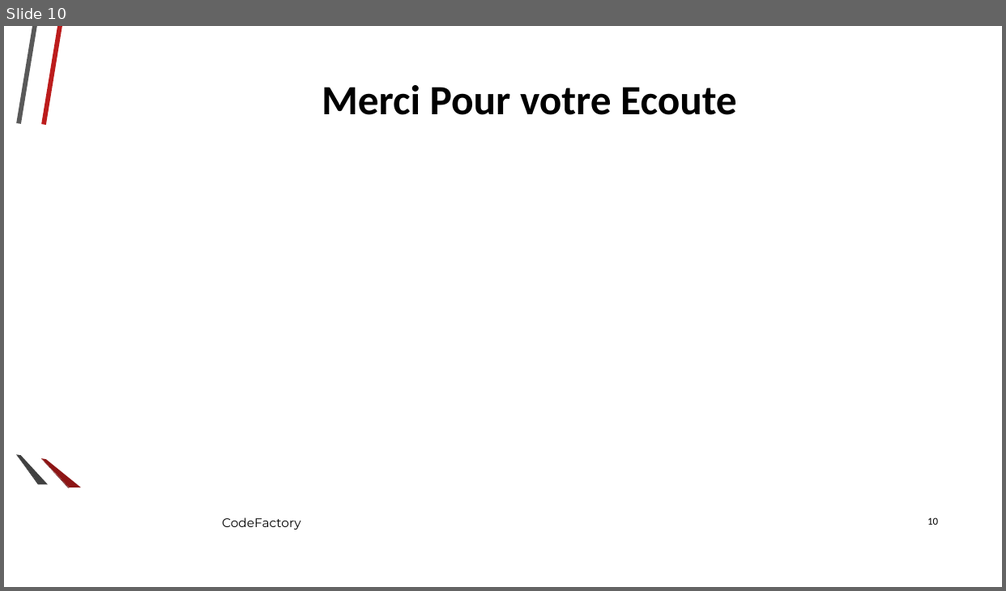
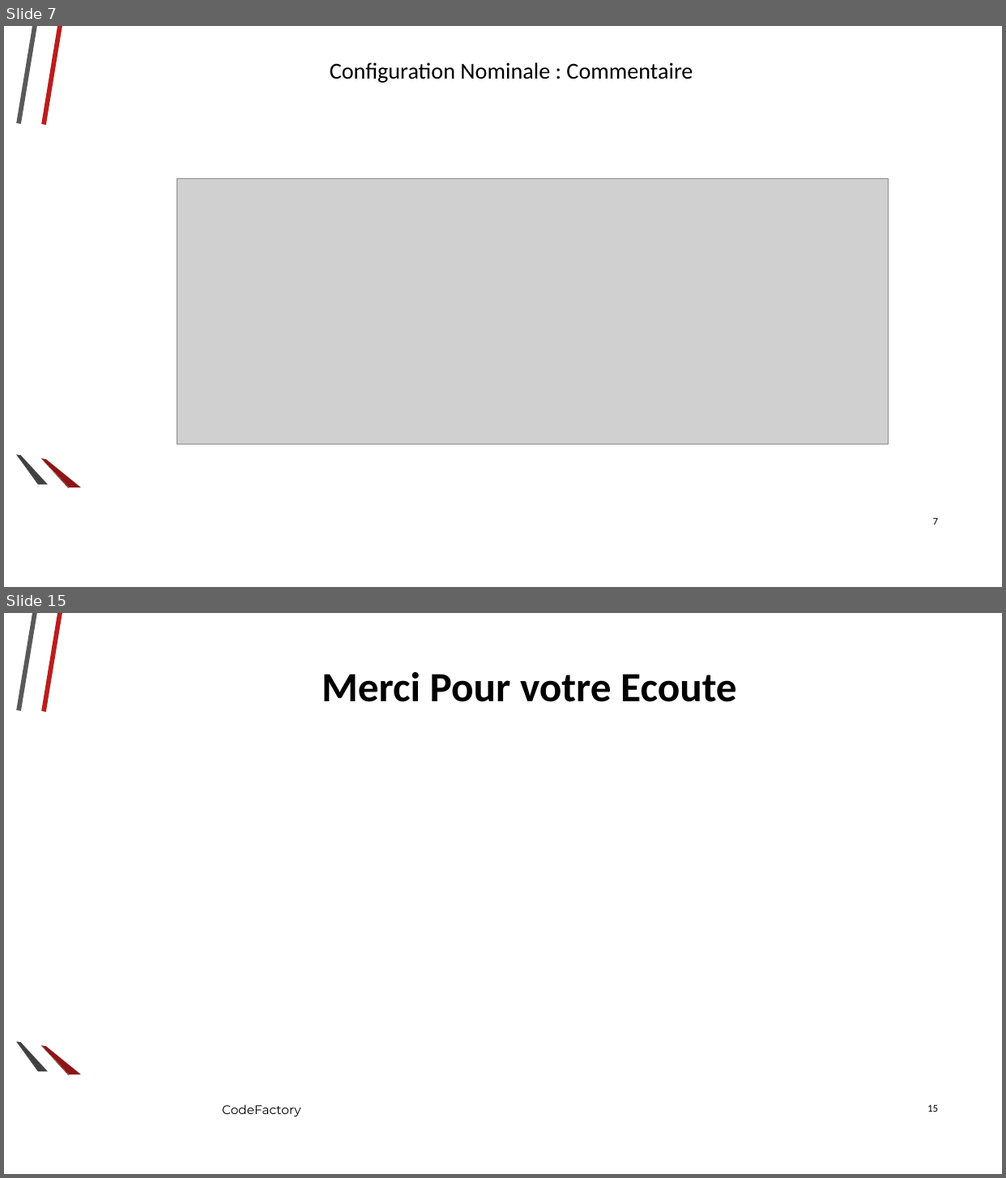
Before and after one commit to Ashmouth/IL, a slide deck: Diaporama/Diaporama2.odp. Shown one above the other, each under a label of ours: slide 10 before the commit, slides 7 and 15 after it; the slides between them are not shown. The pictures are 1006x591 and 1006x1178 pixels, drawn with LibreOffice and Linux fonts; fonts in the diff are those of the drawing; grey boxes stand for pictures; background and template pictures are left out. Boxes give left, top, right and bottom in pixels: in the first picture for what was removed or moved away, otherwise in the second. Text is boxed around its words. In the diff, an @@ line names an element or a change of style, - is before the commit and + after.

```diff
--- a/Diaporama/Diaporama2.odp
+++ b/Diaporama/Diaporama2.odp
@@ slide 7 added at (4, 26, 1002, 587), background picture (left out); not listed: 6 template elements that a slide beside it also shows @@
@@ title added at (330, 62, 692, 83), 22 pt, text #000000 @@
+Configuration Nominale : Commentaire
@@ picture added at (177, 179, 889, 445) @@
@@ page number added at (933, 518, 938, 525), 10 pt, text #000000 @@
+7
@@ what was slide 10 is now slide 15 @@
@@ page number at (927, 1105, 938, 1112): text changed @@
-10
+15
```
Also in this commit, not shown: 5 slides changed, 6 other slides added, 2 slides removed.
